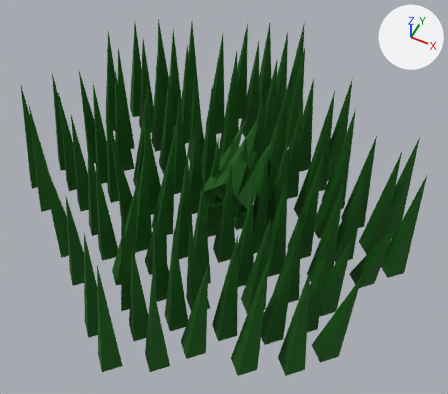
One commit to the Blender file blends/Grass.blend: the scene before it, then after it.
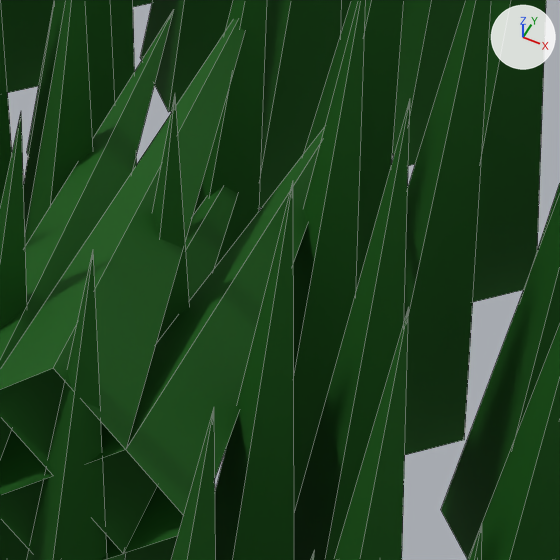
There are two pictures of each version: one whole from a 50 mm lens placed at (0.13, -0.26, 0.342), pointed at (-0.011, 0.022, -0.011), one close up on the part from 48% to 70% of the width and 30% to 55% of the height. Lighting does not change. The marker at upper right points along +X, +Y and +Z. The close-ups show mesh edges as thin lines.

Objects in the first close-up: 'Grass', 'Grass v3'.
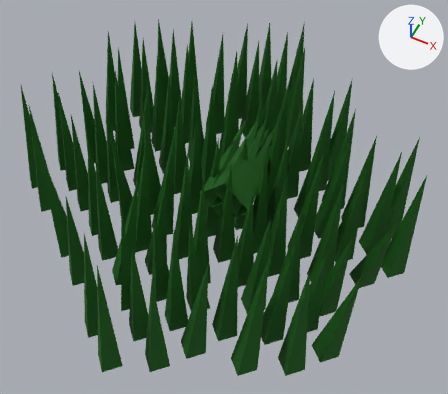
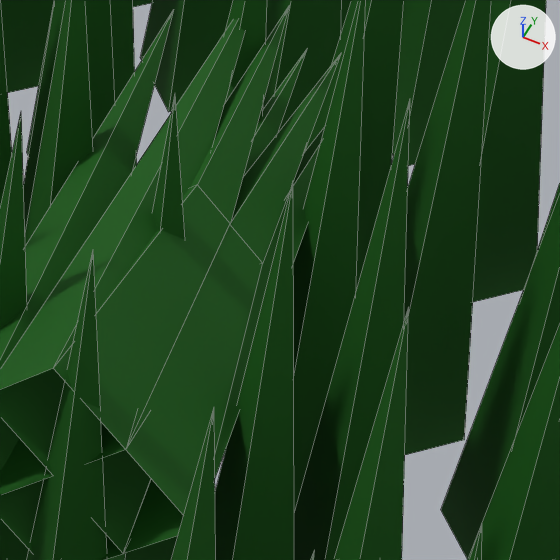
Changed parts and their boxes (x1, y1, x2, y2) in the close-ups (560 x 560 px):
'Grass v4', added (green): after (0, 6, 341, 560)

Diff of the bpy script that builds the scene:
```diff
--- a/blends/Grass.blend.py
+++ b/blends/Grass.blend.py
@@ me_конус_005 @@
+me_конус_005.from_pydata(...)  # 29 vertices, 32 faces; spans x -0.02..0.02, y -0.03..0.01, z -0.05..0.0417
+me_конус_005.materials.append(mat_grass)  # dark green #075b00
@@ ob_grass_v4 @@
+ob_grass_v4 = bpy.data.objects.new('Grass v4', me_конус_005)
+ob_grass_v4.location = (0.0, 0.05, 0.0)
+ob_grass_v4.rotation_euler = (-1.571, 0.0, 0.0)  # degrees (-90, 0, 0)
```
